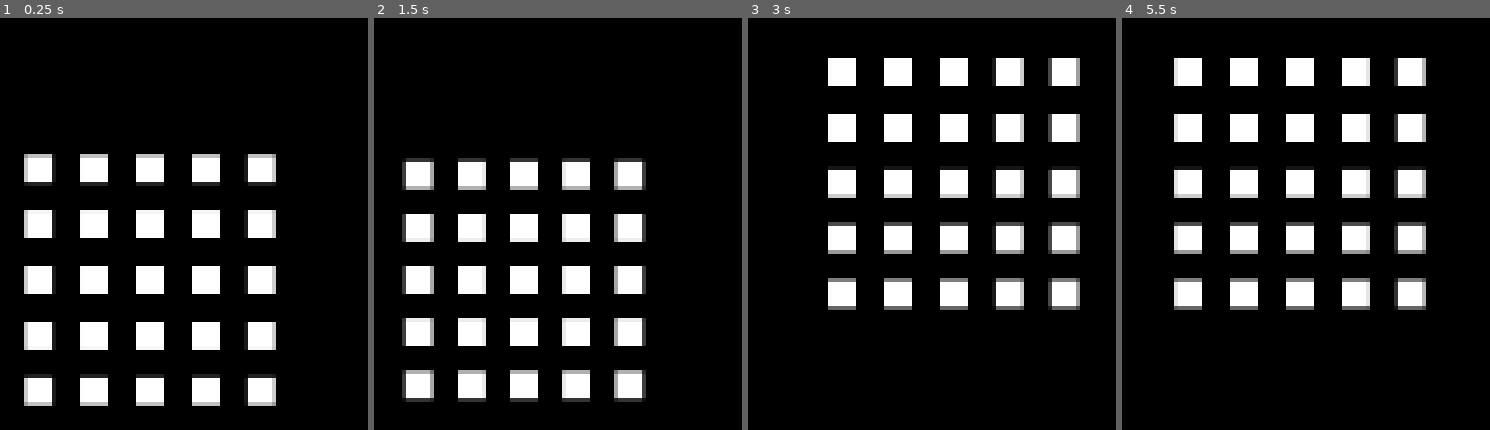
Above: before the commit, frames 1-4 (left to right).
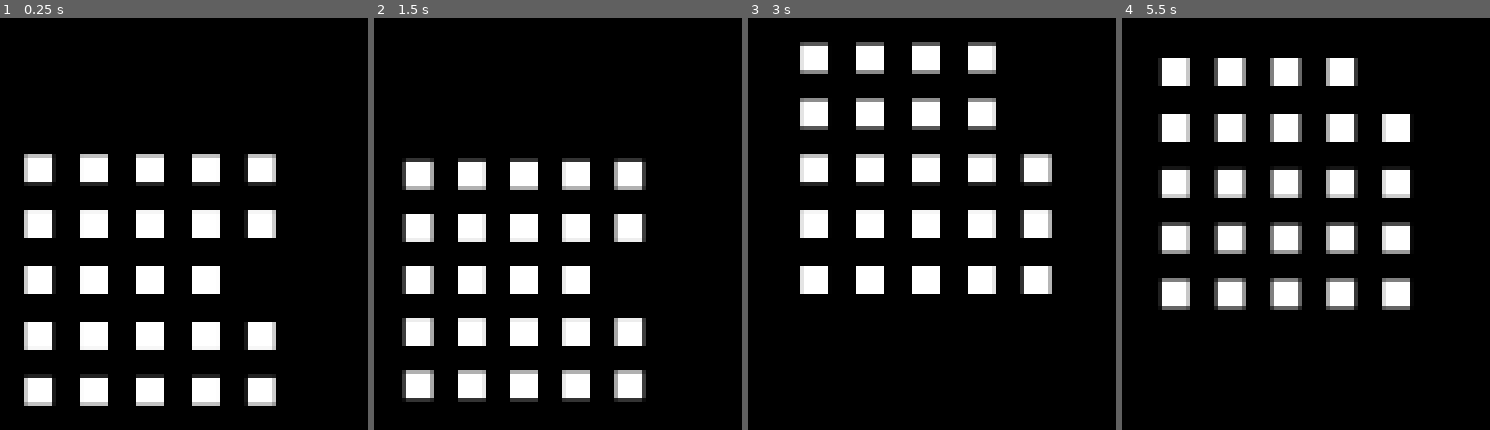
Above: after the commit, the same moments.

Repository: timvisee/38c3-dots
Game: Godot game, scene res://scenes/main.tscn
Two runs of this game, one before a commit and one after it. Both use one fixed random seed, a clock stepped at 60 frames per second and the inputs below.
Inputs:
- Up to frame 1 (0.25 s): no input
- Up to frame 2 (1.5 s): tap Enter (ui_accept) at 0.5 s; hold Right (ui_right) 0.53-1.28 s; hold Enter (ui_accept) 0.53-1.28 s; hold Down (ui_down) from 1.28 s (still down); tap - (padding_min) at 1.35 s
- Up to frame 3 (3 s): tap Enter (ui_accept) at 1.52, 1.55, 1.82, 2.3, 2.85 s; release Down (ui_down) at 2.03 s; hold Right (ui_right) 2.03-2.78 s; hold = (padding_plus) 2.03-2.78 s; hold Up (ui_up) from 2.78 s (still down)
- Up to frame 4 (5.5 s): tap Enter (ui_accept) at 3.02, 3.32, 3.5, 3.77, 3.8, 4.07, 4.52, 4.55, 4.82 s; release Up (ui_up) at 3.53 s; hold - (padding_min) 3.53-4.28 s; hold Left (ui_left) 3.53-5.03 s; tap = (padding_plus) at 4.35 s; hold Down (ui_down) from 5.03 s (still down); hold Enter (ui_accept) from 5.03 s (still down)

The runs differ from the first frame. In frame 1, 0.6% of the frame differs, in the area x 66-75%, y 60-67%; in frame 2, 0.6%; in frame 3, 27%, in the area x 14-91%, y 5-71%; in frame 4, 16%.

Commit message:
Add basic dot control

Diff:
--- a/scripts/Grid.gd
+++ b/scripts/Grid.gd
@@ -11,6 +11,8 @@
 var padding = 10.0;
 var offset = Vector2.ZERO;
 
+var dots = [];
+
 
 func _ready():
 	self.columns = WIDTH;
@@ -22,8 +24,20 @@
 	for i in WIDTH * HEIGHT:
 		var dot = PREFAB_DOT.instantiate();
 		self.add_child(dot);
+		dots.append(dot);
 
 	self.relayout();
+
+
+var last = 0;
+func _process(delta):
+	set_dot_i(last, false);
+	set_dot_i(last - 1, true);
+	if last == 0:
+		set_dot_i(last - 1, true);
+	else:
+		set_dot_i(WIDTH * HEIGHT - 1, true);
+	last = (last + 1) % (WIDTH * HEIGHT);
 
 
 func _input(event):
@@ -34,18 +48,55 @@
 		self.padding -= 1.0;
 		self.relayout();
 
-	if event.is_action("ui_up"):
+	if event.is_action_pressed("ui_up"):
 		self.offset += OFFSET_MOVE * Vector2.UP;
 		self.relayout();
-	if event.is_action("ui_down"):
+	if event.is_action_pressed("ui_down"):
 		self.offset += OFFSET_MOVE * Vector2.DOWN;
 		self.relayout();
-	if event.is_action("ui_left"):
+	if event.is_action_pressed("ui_left"):
 		self.offset += OFFSET_MOVE * Vector2.LEFT;
 		self.relayout();
-	if event.is_action("ui_right"):
+	if event.is_action_pressed("ui_right"):
 		self.offset += OFFSET_MOVE * Vector2.RIGHT;
 		self.relayout();
+
+	if event.is_action_pressed("ui_accept"):
+		for dot in dots:
+			if randi_range(0, 2) == 0:
+				dot.modulate = Color(1, 1, 1, 0);
+			else:
+				dot.modulate = Color(1, 1, 1, 1);
+
+
+func xy_to_i(x: int, y: int) -> int:
+	return y * WIDTH + x;
+
+
+func get_dot(x: int, y: int) -> bool:
+	return self.get_dot_i(xy_to_i(x, y));
+
+
+func get_dot_i(i: int) -> bool:
+	if i < 0 || i >= WIDTH * HEIGHT:
+		print("dot index out of bound");
+		return false;
+	return dots[i].modulate.a > 0;
+
+
+func set_dot(x: int, y: int, enabled: bool) -> void:
+	self.set_dot_i(xy_to_i(x, y), enabled);
+
+
+func set_dot_i(i: int, enabled: bool) -> void:
+	if i < 0 || i >= WIDTH * HEIGHT:
+		print("dot index out of bound");
+		return;
+
+	if enabled:
+		dots[i].modulate = Color(1, 1, 1, 1);
+	else:
+		dots[i].modulate = Color(1, 1, 1, 0);
 
 
 func relayout():
